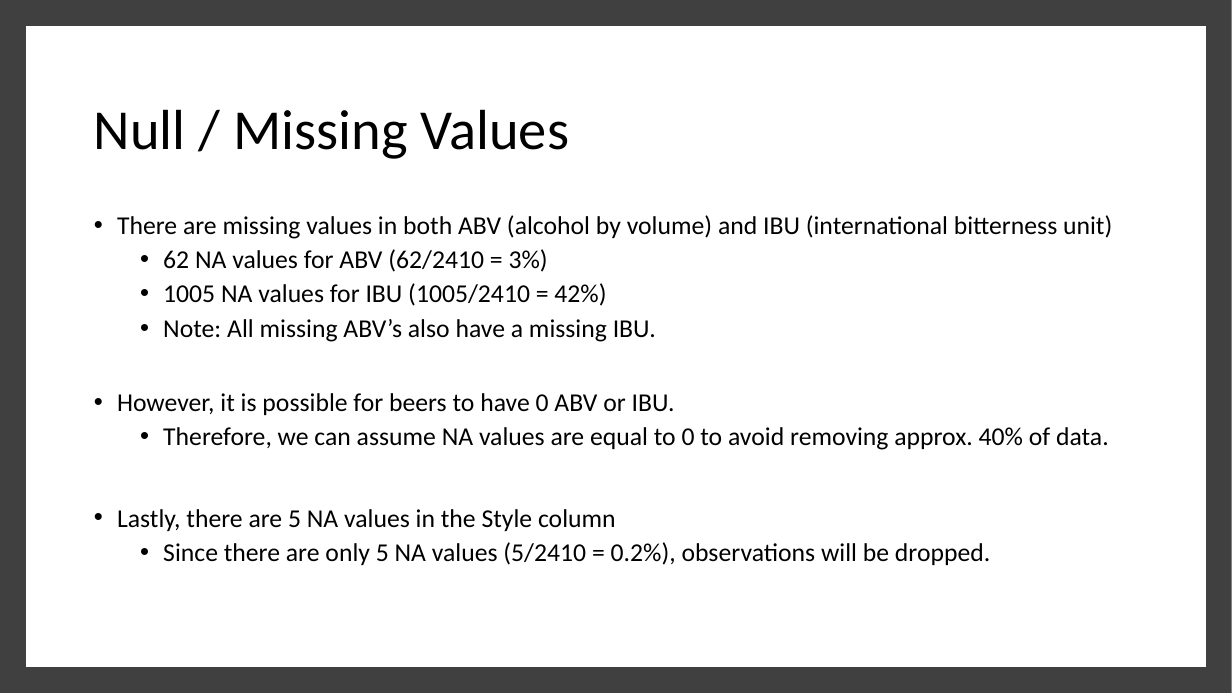
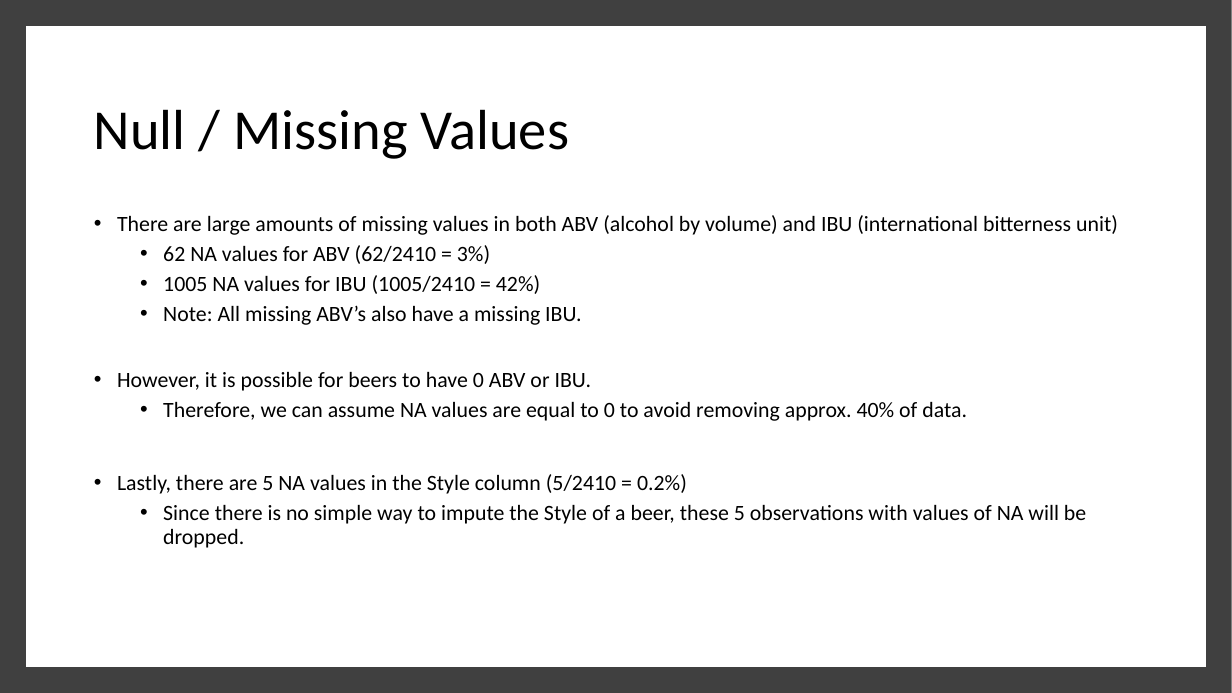
Before and after one commit to ericlaigaie/Case-Study-01, a slide deck: slide 4 of EDA_Presentation.pptx. Drawn at 1232x693 pixels with LibreOffice and Linux fonts; fonts in the diff are those of the drawing. Boxes give left, top, right and bottom in pixels: in the first picture for what was removed or moved away, otherwise in the second. Text is boxed around its words. In the diff, an @@ line names an element or a change of style, - is before the commit and + after.

```diff
--- a/EDA_Presentation.pptx
+++ b/EDA_Presentation.pptx
@@ text at (117, 215, 1118, 235): text changed; size 20 to 17 pt @@
-• There are missing values in both ABV (alcohol by volume) and IBU (international bitterness unit)
+• There are large amounts of missing values in both ABV (alcohol by volume) and IBU (international bitterness unit)
@@ text at (117, 245, 967, 421): size 20 to 17 pt in "62 NA values for ABV (62/2410 = ...", "1005 NA values for IBU (1005/2410 = ...", "Note: All missing ABV’s also have a ...", "However, it is possible for beers to ..." and 1 more places @@
@@ text at (117, 474, 1086, 548): text changed; size 20 to 17 pt @@
-• Lastly, there are 5 NA values in the Style column
-  • Since there are only 5 NA values (5/2410 = 0.2%), observations will be dropped.
+• Lastly, there are 5 NA values in the Style column (5/2410 = 0.2%)
+  • Since there is no simple way to impute the Style of a beer, these 5 observations with values of NA will be dropped.
```
Also in this commit, not shown: 2 other slides changed, 2 slides added, 1 slide removed.
